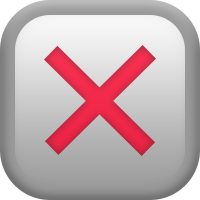
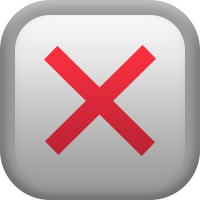
Before/after of a 200 × 200 layered artwork. What changed in the layer stack:
pixels changed over box(44, 45, 156, 156) (layer not identified)
